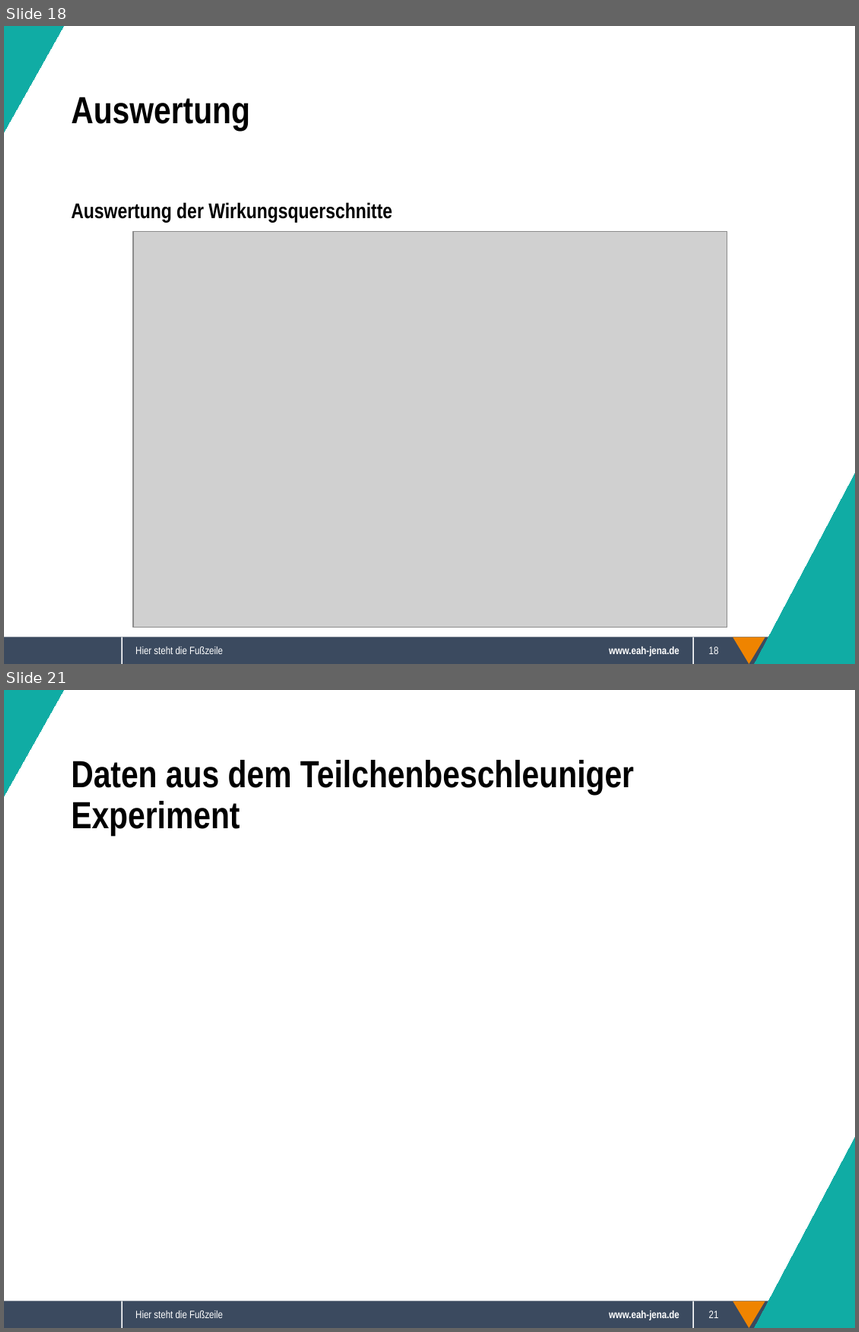
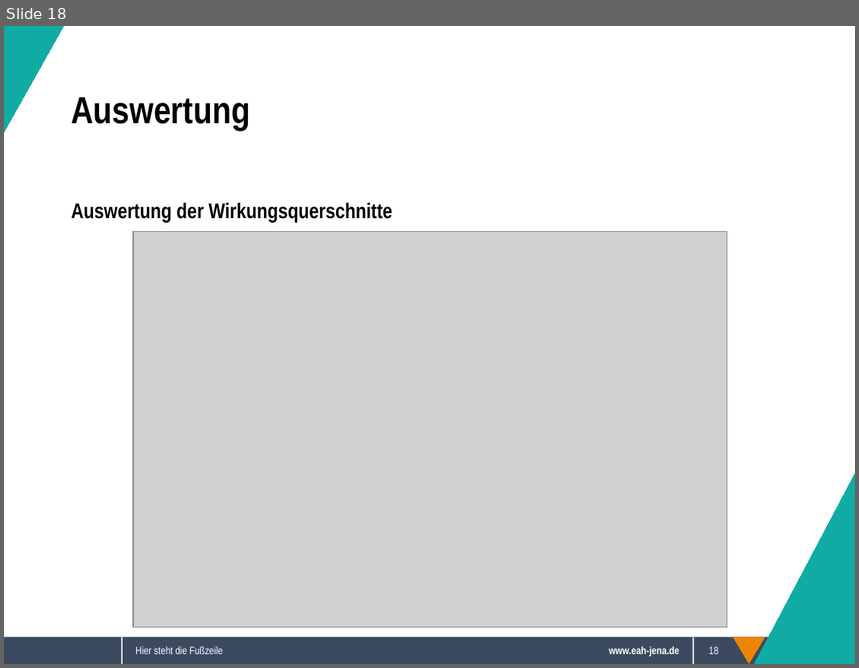
Before and after one commit to Sappy5053/Komplexpraktikum, a slide deck: Präsentation.odp. Shown one above the other, each under a label of ours: slides 18 and 21 before the commit, slide 18 after it; the slides between them are not shown. The pictures are 859x1332 and 859x668 pixels, drawn with LibreOffice and Linux fonts; fonts in the diff are those of the drawing; grey boxes stand for pictures; background and template pictures are left out. Boxes give left, top, right and bottom in pixels: in the first picture for what was removed or moved away, otherwise in the second. Text is boxed around its words. In the diff, an @@ line names an element or a change of style, - is before the commit and + after.

```diff
--- a/Präsentation.odp
+++ b/Präsentation.odp
@@ slide 21 removed at [4, 690, 855, 1328], background #FFFFFF; not listed: 5 template elements that a slide beside it also shows @@
@@ right triangle removed at [4, 690, 63, 796] @@
@@ text removed at [71, 760, 634, 836] @@
-Daten aus dem Teilchenbeschleuniger Experiment
@@ right triangle removed at [755, 1138, 855, 1328] @@
@@ text removed at [135, 1311, 223, 1319] @@
-Hier steht die Fußzeile
@@ page number removed at [709, 1311, 719, 1319] @@
-21
```
Also in this commit, not shown: 3 slides changed, 5 other slides removed.
